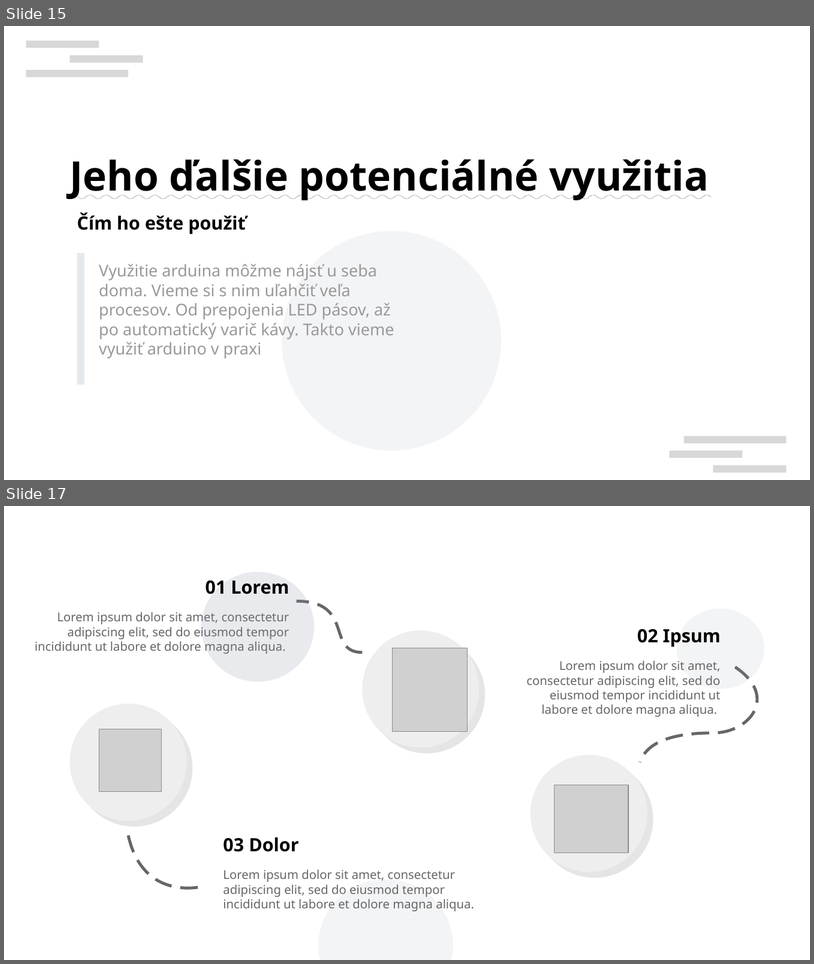
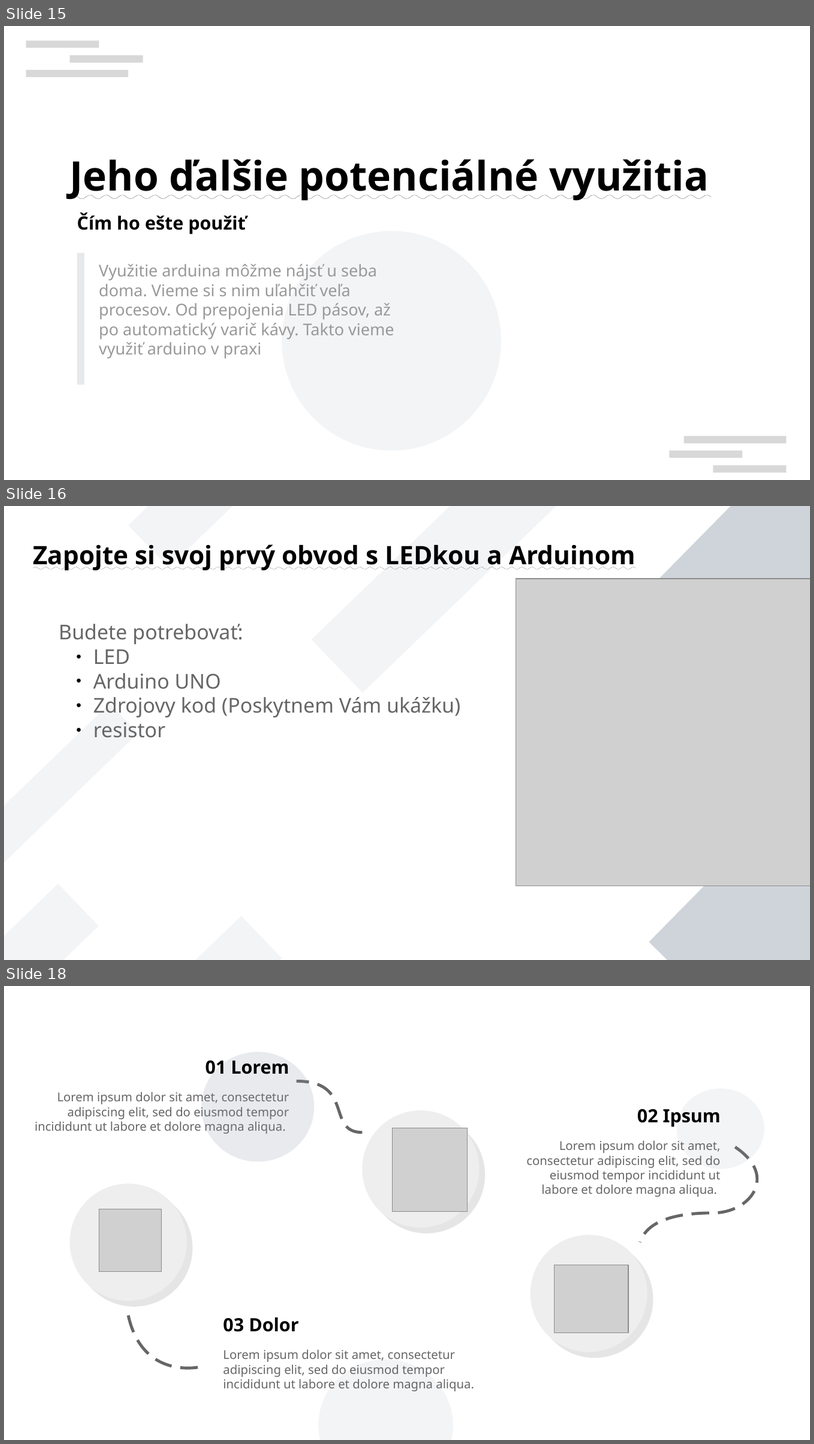
Before and after one commit to ZekoSNB/School, a slide deck: presenting/prezentacia_prednaska.odp. Shown one above the other, each under a label of ours: slides 15 and 17 before the commit, slides 15, 16 and 18 after it; the slides between them are not shown. The pictures are 814x964 and 814x1444 pixels, drawn with LibreOffice and Linux fonts; fonts in the diff are those of the drawing; grey boxes stand for pictures; background and template pictures are left out. Boxes give left, top, right and bottom in pixels: in the first picture for what was removed or moved away, otherwise in the second. Text is boxed around its words. In the diff, an @@ line names an element or a change of style, - is before the commit and + after.

```diff
--- a/presenting/prezentacia_prednaska.odp
+++ b/presenting/prezentacia_prednaska.odp
@@ slide 16 added at (4, 506, 810, 960), background #FFFFFF @@
@@ rectangle added at (128, 506, 318, 567), fill #8D99AE at 10% opacity @@
@@ rectangle added at (312, 506, 563, 693), fill #8D99AE at 10% opacity @@
@@ rectangle added at (648, 506, 810, 754), fill #CED4DA @@
@@ text added at (33, 544, 635, 570), 25 pt, text #000000, bold, underline @@
+Zapojte si svoj prvý obvod s LEDkou a Arduinom
@@ picture added at (516, 579, 810, 886) @@
@@ text added at (59, 624, 461, 738), 20 pt, text #666666 @@
+Budete potrebovať:
+  ● LED
+  ● Arduino UNO
+  ● Zdrojovy kod (Poskytnem Vám ukážku)
+  ● resistor
@@ rectangle added at (4, 703, 138, 876), fill #8D99AE at 10% opacity @@
@@ rectangle added at (650, 777, 810, 960), fill #CED4DA @@
@@ rectangle added at (4, 883, 99, 960), fill #8D99AE at 10% opacity @@
@@ rectangle added at (92, 916, 282, 960), fill #8D99AE at 10% opacity @@
@@ what was slide 17 is now slide 18 @@
```
Also in this commit, not shown: 2 slides changed, 1 other slide added, 1 slide removed, 3 other files.
